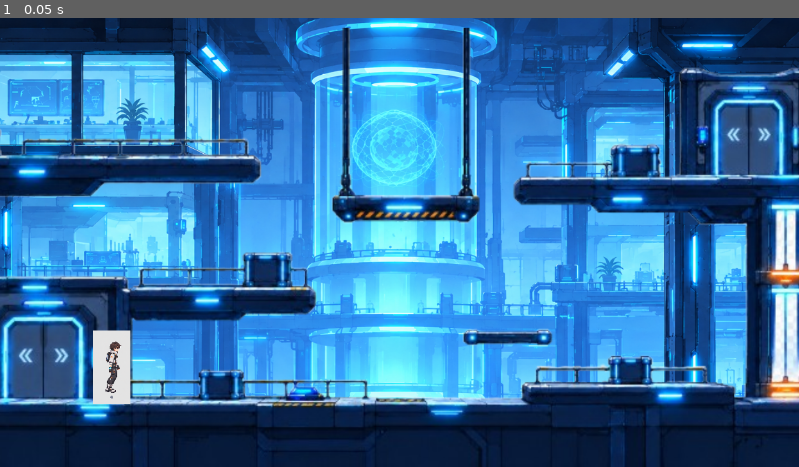
Above: before the commit, frame 1.
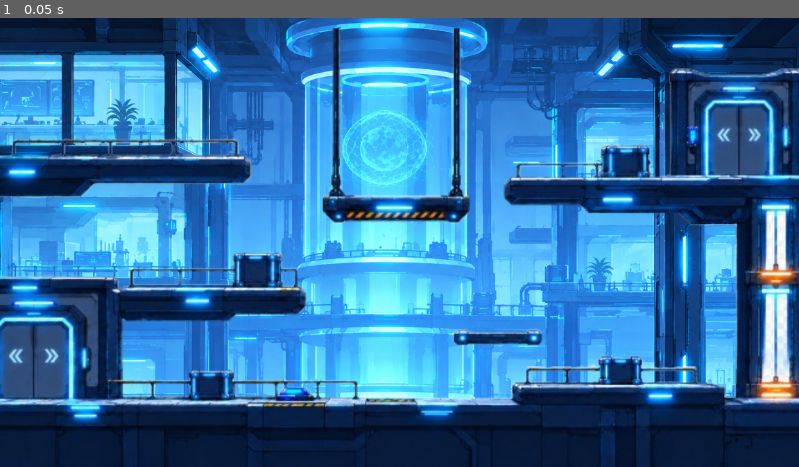
Above: after the commit, the same moment.

Repository: Valonekiil/gen-ai
Game: Godot game, scene res://Scene/Gameplay.tscn
Same seed, same stepped clock (60 frames per second), same inputs: the game is played once before the commit and once after it. This scene is started directly instead of the project's main scene.
Inputs:
- Up to frame 1 (0.05 s): no input

The runs differ from the first frame. In frame 1, 41% of the frame differs, in the area x 0-100%, y 0-100%.

Commit message:
Push

Diff:
--- a/Scene/Gameplay.tscn
+++ b/Scene/Gameplay.tscn
@@ -1,14 +1,30 @@
-[gd_scene load_steps=6 format=3 uid="uid://b4xpws1gd8c1x"]
+[gd_scene load_steps=8 format=3 uid="uid://b4xpws1gd8c1x"]
 
 [ext_resource type="Texture2D" uid="uid://7h4a6e1kd0di" path="res://Assets/Cyan Reactor Core Laboratory.png" id="1_e030w"]
 [ext_resource type="Texture2D" uid="uid://c6dig6mp15nfr" path="res://Assets/Neon_Space_Station_Platformer_Level-removebg-preview.png" id="2_e030w"]
-[ext_resource type="Texture2D" uid="uid://cfw2btj12kkrw" path="res://Assets/Sci-Fi Explorer Walk Cycle Sprite Sheet.png" id="3_qbeql"]
+[ext_resource type="Script" uid="uid://d1500t1uybemj" path="res://Script/character_movement.gd" id="3_e030w"]
 
 [sub_resource type="RectangleShape2D" id="RectangleShape2D_5yss5"]
 size = Vector2(706.2001, 51.133358)
 
 [sub_resource type="RectangleShape2D" id="RectangleShape2D_e030w"]
 size = Vector2(167.00006, 14.333324)
+
+[sub_resource type="SpriteFrames" id="SpriteFrames_djkur"]
+animations = [{
+"frames": [],
+"loop": true,
+"name": &"default",
+"speed": 5.0
+}, {
+"frames": [],
+"loop": true,
+"name": &"walk",
+"speed": 6.0
+}]
+
+[sub_resource type="RectangleShape2D" id="RectangleShape2D_h175a"]
+size = Vector2(443, 881)
 
 [node name="Node2D" type="Node2D"]
 
@@ -35,11 +51,18 @@
 shape = SubResource("RectangleShape2D_e030w")
 
 [node name="Camera2D" type="Camera2D" parent="."]
-position = Vector2(3458, -1502)
+position = Vector2(3576, -1506)
 zoom = Vector2(0.12, 0.12)
 
 [node name="CharacterBody2D" type="CharacterBody2D" parent="."]
+position = Vector2(0, 33)
+script = ExtResource("3_e030w")
 
-[node name="Sprite2D" type="Sprite2D" parent="CharacterBody2D"]
-texture = ExtResource("3_qbeql")
-hframes = 4
+[node name="Sprite2D" type="AnimatedSprite2D" parent="CharacterBody2D"]
+scale = Vector2(1.75, 1.75)
+sprite_frames = SubResource("SpriteFrames_djkur")
+
+[node name="CollisionShape2D" type="CollisionShape2D" parent="CharacterBody2D"]
+visible = false
+position = Vector2(3.5, 1.5)
+shape = SubResource("RectangleShape2D_h175a")
--- a/Scene/Main.tscn
+++ b/Scene/Main.tscn
@@ -1,39 +1,14 @@
-[gd_scene load_steps=15 format=3 uid="uid://bss0kin55r0xe"]
+[gd_scene load_steps=8 format=3 uid="uid://bss0kin55r0xe"]
 
 [ext_resource type="Texture2D" uid="uid://7h4a6e1kd0di" path="res://Assets/Cyan Reactor Core Laboratory.png" id="1_djkur"]
 [ext_resource type="Texture2D" uid="uid://c6dig6mp15nfr" path="res://Assets/Neon_Space_Station_Platformer_Level-removebg-preview.png" id="2_h175a"]
 [ext_resource type="Script" uid="uid://d1500t1uybemj" path="res://Script/character_movement.gd" id="4_char_move"]
-[ext_resource type="Texture2D" uid="uid://bbjnoebt3mlpx" path="res://Assets/Characther/Walking_Cycle_spaced (1).png" id="4_h175a"]
 
 [sub_resource type="RectangleShape2D" id="RectangleShape2D_5yss5"]
 size = Vector2(706.2001, 51.133358)
 
 [sub_resource type="RectangleShape2D" id="RectangleShape2D_e030w"]
 size = Vector2(167.00006, 14.333324)
-
-[sub_resource type="AtlasTexture" id="AtlasTexture_togfq"]
-atlas = ExtResource("4_h175a")
-region = Rect2(0, 0, 338, 887)
-
-[sub_resource type="AtlasTexture" id="AtlasTexture_aan6j"]
-atlas = ExtResource("4_h175a")
-region = Rect2(338, 0, 338, 887)
-
-[sub_resource type="AtlasTexture" id="AtlasTexture_h3nmf"]
-atlas = ExtResource("4_h175a")
-region = Rect2(676, 0, 338, 887)
-
-[sub_resource type="AtlasTexture" id="AtlasTexture_hueuk"]
-atlas = ExtResource("4_h175a")
-region = Rect2(1014, 0, 338, 887)
-
-[sub_resource type="AtlasTexture" id="AtlasTexture_6a8me"]
-atlas = ExtResource("4_h175a")
-region = Rect2(1352, 0, 338, 887)
-
-[sub_resource type="AtlasTexture" id="AtlasTexture_yg4ot"]
-atlas = ExtResource("4_h175a")
-region = Rect2(1690, 0, 338, 887)
 
 [sub_resource type="SpriteFrames" id="SpriteFrames_djkur"]
 animations = [{
@@ -42,27 +17,9 @@
 "name": &"default",
 "speed": 5.0
 }, {
-"frames": [{
-"duration": 1.0,
-"texture": SubResource("AtlasTexture_togfq")
-}, {
-"duration": 1.0,
-"texture": SubResource("AtlasTexture_aan6j")
-}, {
-"duration": 1.0,
-"texture": SubResource("AtlasTexture_h3nmf")
-}, {
-"duration": 1.0,
-"texture": SubResource("AtlasTexture_hueuk")
-}, {
-"duration": 1.0,
-"texture": SubResource("AtlasTexture_6a8me")
-}, {
-"duration": 1.0,
-"texture": SubResource("AtlasTexture_yg4ot")
-}],
+"frames": [],
 "loop": true,
-"name": &"walk_left",
+"name": &"walk",
 "speed": 6.0
 }]
 
@@ -98,13 +55,16 @@
 zoom = Vector2(0.12, 0.12)
 
 [node name="CharacterBody2D" type="CharacterBody2D" parent="."]
+position = Vector2(0, 33)
 script = ExtResource("4_char_move")
 
 [node name="Sprite2D" type="AnimatedSprite2D" parent="CharacterBody2D"]
+scale = Vector2(1.75, 1.75)
 sprite_frames = SubResource("SpriteFrames_djkur")
-animation = &"walk_left"
-frame_progress = 0.14340381
+animation = &"walk"
+frame_progress = 0.64345926
 
 [node name="CollisionShape2D" type="CollisionShape2D" parent="CharacterBody2D"]
+visible = false
 position = Vector2(3.5, 1.5)
 shape = SubResource("RectangleShape2D_h175a")
--- a/Script/character_movement.gd
+++ b/Script/character_movement.gd
@@ -1,6 +1,8 @@
 extends CharacterBody2D
 
 @export var speed: float = 300.0
+
+@onready var sprite: AnimatedSprite2D = $Sprite2D
 
 func _process(delta):
 	var direction = Vector2(0, 0)
@@ -12,6 +14,11 @@
 
 	if direction != Vector2(0, 0):
 		direction = direction.normalized()
+		# Ubah arah hadap sprite sesuai arah gerak (flip horizontal)
+		if direction.x > 0:
+			sprite.flip_h = false
+		elif direction.x < 0:
+			sprite.flip_h = true
 
 	velocity = direction * speed
 	move_and_slide()
Binary file added: Assets/Characther/Explorer_Walk.png
Not shown, changed: Assets/Characther/Explorer_Walk.png.import
Binary file removed: Assets/Characther/Walking_Cycle.png
Not shown, removed: Assets/Characther/Walking_Cycle.png.import
Binary file removed: Assets/Characther/Walking_Cycle_spaced (1).png
Not shown, changed: GDD.md
